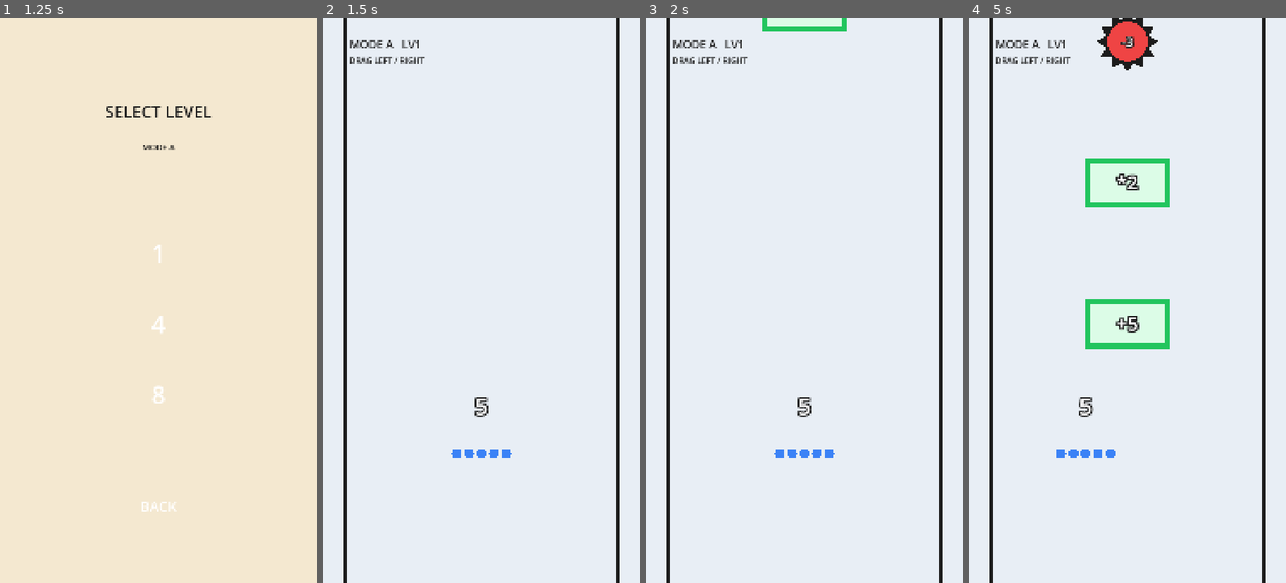
Above: before the commit, frames 1-4 (left to right).
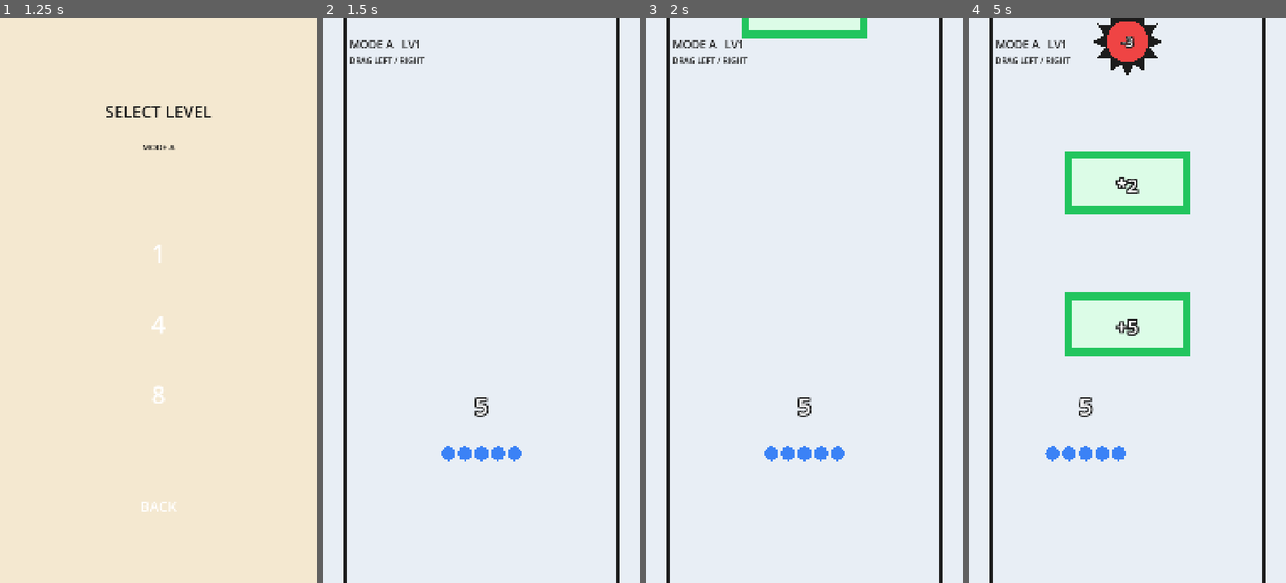
Above: after the commit, the same moments.

Repository: fallenblueray/Grok-Bot-Game
Game: Godot game, scene res://Boot.tscn
The game is run twice, just before and just after one commit, with the same random seed, the same clock (stepped at 60 frames per second) and the same inputs.
Inputs (mouse positions are in pixels of both pictures, inside the frame that each line leads up to):
- Up to frame 1 (1.25 s): click "A" at 0.5 s
- Up to frame 2 (1.5 s): click "1" at 1.25 s
- Up to frame 3 (2 s): no input
- Up to frame 4 (5 s): tap Enter at 2 s; move the mouse to (1197, 272) at 2.02 s; hold Right 2.03-2.75 s; tap 1 at 2.1 s; click (1197, 272) at 2.17 s; tap Space at 2.27 s; drag from (1064, 328) to (1111, 413) at 2.77 s; move the mouse to (1159, 176) at 3.52 s; hold Right 3.53-4.25 s; tap 2 at 3.6 s; drag from (1111, 413) to (1032, 215) at 4.27 s

Frame 1 is identical in both runs. In frame 2, 0.3% of the frame differs, in the area x 37-63%, y 75-79%; in frame 3, 1.2%; in frame 4, 5.0%, in the area x 24-70%, y 0-79%.

Commit message:
Mode A: skin slot sizes + color-block AABB align (no gate table change)

Diff:
--- a/ModeA.gd
+++ b/ModeA.gd
@@ -7,11 +7,31 @@
 const PLAYER_Y := 1480.0
 const SCROLL_SPEED := 360.0
 const KEYBOARD_SPEED := 820.0
-const GATE_WIDTH := 270.0
-const GATE_HEIGHT := 150.0
 const FIRST_EVENT_Y := -280.0
 const EVENT_SPACING := 480.0
 const TRACK_MID := 540.0
+const TRACK_WIDTH := TRACK_RIGHT - TRACK_LEFT
+## Art ref: track visual width 280 → scale into 1080 scene.
+const SKIN_REF_TRACK := 280.0
+const SKIN_SCALE := TRACK_WIDTH / SKIN_REF_TRACK
+const BEAN_DIAMETER := 14.0 * SKIN_SCALE
+const GATE_BOX := Vector2(120.0, 56.0) * SKIN_SCALE
+const GATE_STROKE := 8.0 * SKIN_SCALE
+const GATE_STROKE_RED_EXTRA := 4.0 * SKIN_SCALE
+const GATE_FAKE_NOTCH := 16.0 * SKIN_SCALE
+const SAW_DIAMETER := 72.0 * SKIN_SCALE
+const WALL_BOX := Vector2(280.0, 40.0) * SKIN_SCALE
+const SKIN_DEPTH := {"bean": 8.0, "gate": 12.0, "saw": 8.0, "wall": 20.0}
+## Reserved mesh slots (null = color-block fallback). Same AABB as draw boxes.
+var skin_meshes := {
+	"bean_blue": null,
+	"bean_red": null,
+	"gate_green": null,
+	"gate_red": null,
+	"gate_fake": null,
+	"saw": null,
+	"wall": null,
+}
 
 const TRACK := Color("E8EEF5")
 const INK := Color("1C1C1C")
@@ -349,13 +369,14 @@
 	if draw_count > 0:
 		var cols := mini(10, draw_count)
 		var rows := int(ceil(float(draw_count) / float(cols)))
-		var spacing := 42.0
+		var spacing := BEAN_DIAMETER * 1.2
 		for i in draw_count:
 			var row := i / cols
 			var col := i % cols
 			var px := player_x + (float(col) - float(cols - 1) * 0.5) * spacing
 			var py := PLAYER_Y + (float(row) - float(rows - 1) * 0.5) * spacing
-			draw_circle(Vector2(px, py), 17.0, BLUE)
+			var bean_r := BEAN_DIAMETER * 0.5
+			draw_circle(Vector2(px, py), bean_r, BLUE)
 	_draw_outlined_string(font, Vector2(player_x - 150.0, PLAYER_Y - 130.0), str(count), 300.0, 82, WHITE)
 
 
@@ -363,54 +384,63 @@
 	var y := float(obstacle["y"])
 	var kind := str(obstacle["kind"])
 	if kind == "fork":
-		_draw_gate(obstacle["left"], 335.0, y)
-		_draw_gate(obstacle["right"], 745.0, y)
+		var left_x := TRACK_LEFT + GATE_BOX.x * 0.5 + 24.0
+		var right_x := TRACK_RIGHT - GATE_BOX.x * 0.5 - 24.0
+		_draw_gate(obstacle["left"], left_x, y)
+		_draw_gate(obstacle["right"], right_x, y)
 		# Midline hint for which side counts.
-		draw_line(Vector2(TRACK_MID, y - 90.0), Vector2(TRACK_MID, y + 90.0), Color(INK, 0.35), 4.0)
+		var mid_h := GATE_BOX.y * 0.5 + 24.0
+		draw_line(Vector2(TRACK_MID, y - mid_h), Vector2(TRACK_MID, y + mid_h), Color(INK, 0.35), 4.0)
 	elif kind == "gate" or kind == "fake":
-		_draw_gate(obstacle, 540.0, y)
+		_draw_gate(obstacle, TRACK_MID, y)
 	elif kind == "saw":
-		_draw_saw(Vector2(540.0, y), int(obstacle["value"]))
+		_draw_saw(Vector2(TRACK_MID, y), int(obstacle["value"]))
 	elif kind == "tide":
 		_draw_tide(y, int(obstacle["value"]))
 	elif kind == "wall":
 		_draw_wall(y, int(obstacle["required"]))
 
 
+## Color-block fallback until skin_meshes[id] is filled with a Mesh/Texture.
+func _skin_ready(slot: String) -> bool:
+	return skin_meshes.has(slot) and skin_meshes[slot] != null
+
+
 func _draw_gate(gate: Dictionary, center_x: float, y: float) -> void:
-	var rect := Rect2(center_x - GATE_WIDTH * 0.5, y - GATE_HEIGHT * 0.5, GATE_WIDTH, GATE_HEIGHT)
+	var rect := Rect2(center_x - GATE_BOX.x * 0.5, y - GATE_BOX.y * 0.5, GATE_BOX.x, GATE_BOX.y)
 	var tint: Color = gate["gate_color"]
-	var label := ""
 	var is_fake := str(gate["kind"]) == "fake"
+	var is_red := tint == RED or is_fake
+	var label := str(gate["label"]) if is_fake else (str(gate["op"]) + str(gate["value"]))
+	var stroke := GATE_STROKE + (GATE_STROKE_RED_EXTRA if is_red else 0.0)
+	# Slot: gate_fake / gate_red / gate_green — mesh reserved, color-block for now.
+	draw_rect(rect, PALE_RED if is_red else PALE_GREEN, true)
+	draw_rect(rect, tint, false, stroke)
 	if is_fake:
-		label = str(gate["label"])
-	else:
-		label = str(gate["op"]) + str(gate["value"])
-	draw_rect(rect, PALE_RED if tint == RED else PALE_GREEN, true)
-	draw_rect(rect, tint, false, 30.0 if tint == RED else 18.0)
-	if is_fake:
+		var n := GATE_FAKE_NOTCH
 		var notch := PackedVector2Array([
-			rect.position + Vector2(rect.size.x - 58.0, 0.0),
+			rect.position + Vector2(rect.size.x - n, 0.0),
 			rect.position + Vector2(rect.size.x, 0.0),
-			rect.position + Vector2(rect.size.x, 58.0),
+			rect.position + Vector2(rect.size.x, n),
 		])
 		draw_colored_polygon(notch, TRACK)
-		draw_line(rect.position + Vector2(rect.size.x - 58.0, 0.0), rect.position + Vector2(rect.size.x, 58.0), tint, 8.0)
+		draw_line(rect.position + Vector2(rect.size.x - n, 0.0), rect.position + Vector2(rect.size.x, n), tint, stroke)
 	var font := ThemeDB.fallback_font
-	_draw_outlined_string(font, Vector2(rect.position.x, y + 22.0), label, rect.size.x, 64, WHITE, INK, 5.0)
+	_draw_outlined_string(font, Vector2(rect.position.x, y + GATE_BOX.y * 0.18), label, rect.size.x, 64, WHITE, INK, 5.0)
 
 
 func _draw_saw(center: Vector2, value: int) -> void:
-	var outer := 105.0
-	var inner := 72.0
+	var outer := SAW_DIAMETER * 0.5
+	var inner := outer * 0.62
+	var tooth := outer * 0.18
 	for i in 12:
 		var angle := TAU * float(i) / 12.0
 		var direction := Vector2(cos(angle), sin(angle))
 		var side := Vector2(-direction.y, direction.x)
 		var points := PackedVector2Array([
 			center + direction * outer,
-			center + side * 20.0 + direction * inner,
-			center - side * 20.0 + direction * inner,
+			center + side * tooth + direction * inner,
+			center - side * tooth + direction * inner,
 		])
 		draw_colored_polygon(points, INK)
 	draw_circle(center, inner, RED)
@@ -419,12 +449,16 @@
 
 
 func _draw_tide(y: float, value: int) -> void:
-	draw_rect(Rect2(TRACK_LEFT, y - 42.0, TRACK_RIGHT - TRACK_LEFT, 84.0), RED)
-	draw_rect(Rect2(TRACK_LEFT, y - 42.0, TRACK_RIGHT - TRACK_LEFT, 84.0), INK, false, 8.0)
-	_draw_outlined_string(ThemeDB.fallback_font, Vector2(TRACK_LEFT, y + 16.0), "RED TIDE -" + str(value), TRACK_RIGHT - TRACK_LEFT, 36, WHITE, INK, 4.0)
+	var h := maxf(BEAN_DIAMETER * 2.2, 84.0)
+	draw_rect(Rect2(TRACK_LEFT, y - h * 0.5, TRACK_WIDTH, h), RED)
+	draw_rect(Rect2(TRACK_LEFT, y - h * 0.5, TRACK_WIDTH, h), INK, false, 8.0)
+	# bean_red slot reserved for tide dots later; band is the trigger stand-in.
+	_draw_outlined_string(ThemeDB.fallback_font, Vector2(TRACK_LEFT, y + 16.0), "RED TIDE -" + str(value), TRACK_WIDTH, 36, WHITE, INK, 4.0)
 
 
 func _draw_wall(y: float, required: int) -> void:
-	draw_rect(Rect2(TRACK_LEFT, y - 60.0, TRACK_RIGHT - TRACK_LEFT, 120.0), INK)
-	draw_rect(Rect2(TRACK_LEFT + 12.0, y - 48.0, TRACK_RIGHT - TRACK_LEFT - 24.0, 96.0), Color("374151"))
-	_draw_outlined_string(ThemeDB.fallback_font, Vector2(TRACK_LEFT, y + 28.0), "WALL  " + str(required), TRACK_RIGHT - TRACK_LEFT, 80, YELLOW, INK, 6.0)
+	var wall_h := WALL_BOX.y
+	var wall_w := TRACK_WIDTH  # table 280 maps to full track via SKIN_SCALE
+	draw_rect(Rect2(TRACK_LEFT, y - wall_h * 0.5, wall_w, wall_h), INK)
+	draw_rect(Rect2(TRACK_LEFT + 12.0, y - wall_h * 0.5 + 8.0, wall_w - 24.0, wall_h - 16.0), Color("374151"))
+	_draw_outlined_string(ThemeDB.fallback_font, Vector2(TRACK_LEFT, y + wall_h * 0.15), "WALL  " + str(required), wall_w, 80, YELLOW, INK, 6.0)
